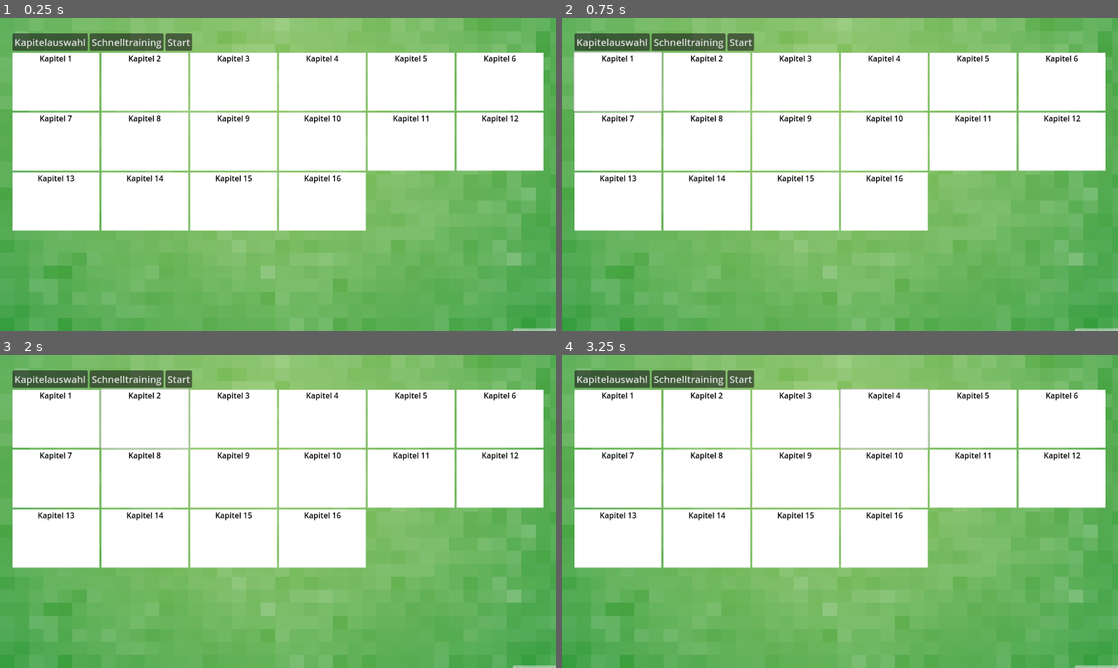
Above: before the commit, frames 1-4 (two rows, left to right).
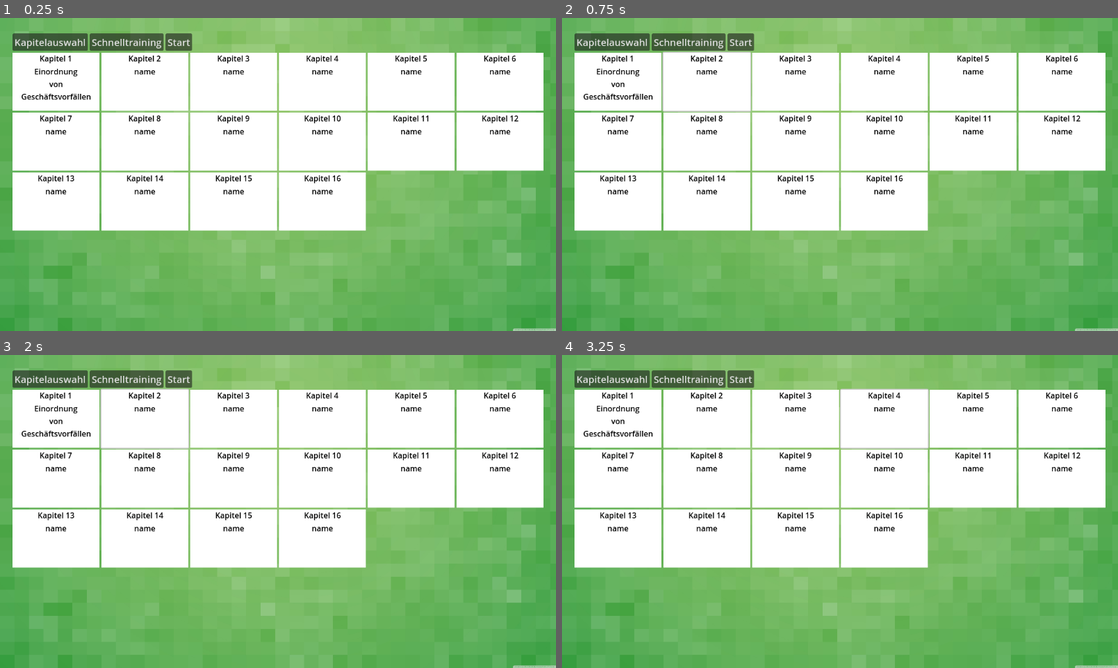
Above: after the commit, the same moments.

Repository: nass179/BuK_Game
Game: Godot game, scene res://scenes/menus/learn_mode.tscn
Same seed, same stepped clock (60 frames per second), same inputs: the game is played once before the commit and once after it. This scene is started directly instead of the project's main scene.
Inputs:
- Up to frame 1 (0.25 s): no input
- Up to frame 2 (0.75 s): click "ccc" at 0.5 s
- Up to frame 3 (2 s): click "ccc" at 1.25 s
- Up to frame 4 (3.25 s): click "ccc" at 2 s; click "ccc" at 2.75 s

The runs differ from the first frame. In frame 1, 0.9% of the frame differs, in the area x 3-92%, y 16-57%; in frame 2, 1.3%, in the area x 2-92%, y 10-57%; in frame 3, 0.9%; in frame 4, 0.9%.

Commit message:
chapternames
added chapternames to the chaptebuttons

Diff:
--- a/Learn_BuK/scenes/karriere/main_game_window.tscn
+++ b/Learn_BuK/scenes/karriere/main_game_window.tscn
@@ -43,6 +43,7 @@
 horizontal_alignment = 1
 
 [node name="MoneyDisplay" type="Label" parent="."]
+layout_mode = 0
 offset_left = 194.0
 offset_top = 1.0
 offset_right = 461.0
--- a/Learn_BuK/scenes/menus/chapter_button.tscn
+++ b/Learn_BuK/scenes/menus/chapter_button.tscn
@@ -39,3 +39,11 @@
 size_flags_horizontal = 4
 theme_override_colors/font_color = Color(0, 0, 0, 1)
 text = "Number"
+
+[node name="ChapterName" type="Label" parent="VBoxContainer"]
+layout_mode = 2
+size_flags_horizontal = 4
+theme_override_colors/font_color = Color(0, 0, 0, 1)
+text = "Name"
+horizontal_alignment = 1
+vertical_alignment = 1
--- a/Learn_BuK/scenes/menus/learn_mode.tscn
+++ b/Learn_BuK/scenes/menus/learn_mode.tscn
@@ -60,7 +60,9 @@
 
 [node name="ChapterButton" parent="MarginContainer/VBoxContainer/GridContainer" instance=ExtResource("2_p35a6")]
 layout_mode = 2
-text = "ccc"
+chapter_name = "Einordnung
+von
+Geschäftsvorfällen"
 unlocked = true
 
 [node name="ChapterButton2" parent="MarginContainer/VBoxContainer/GridContainer" instance=ExtResource("2_p35a6")]
--- a/Learn_BuK/scripts/menuscripts/ChapterButton.gd
+++ b/Learn_BuK/scripts/menuscripts/ChapterButton.gd
@@ -1,11 +1,13 @@
 extends Button
 
 @export_range(1, 16) var chapter_number: int = 1
+@export_multiline var chapter_name: String = "name"
 @export var unlocked: bool = false
 
 # Called when the node enters the scene tree for the first time.
 func _ready() -> void:
 	$VBoxContainer/ChapterNumber.text = "Kapitel " + str(chapter_number)
+	$VBoxContainer/ChapterName.text = chapter_name
 	disabled = not unlocked
 
 
